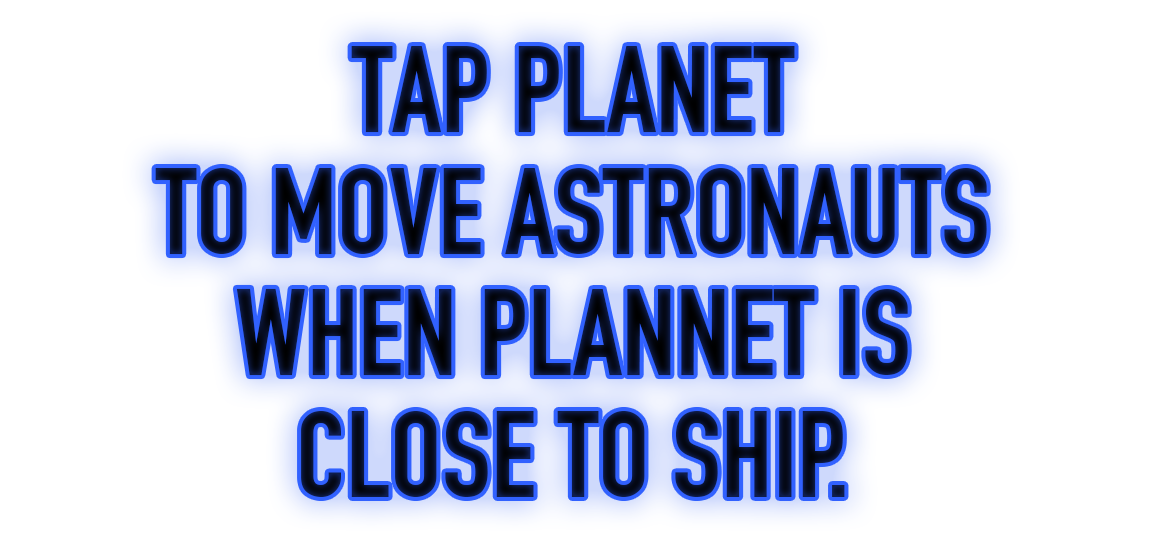
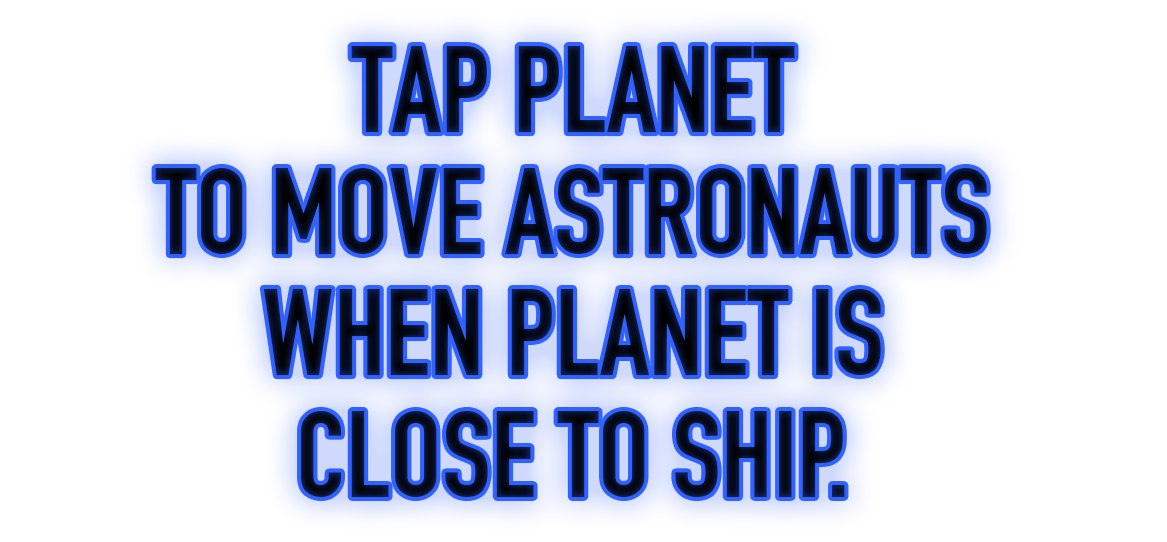
Before/after of a 1167x542 layered artwork. What changed in the layer stack:
renamed "Tap planet to move astronautS when plannet is close to ship." to "Tap planet to move astronautS when planet is close to ship.", painted on it over [209, 260, 936, 405]
